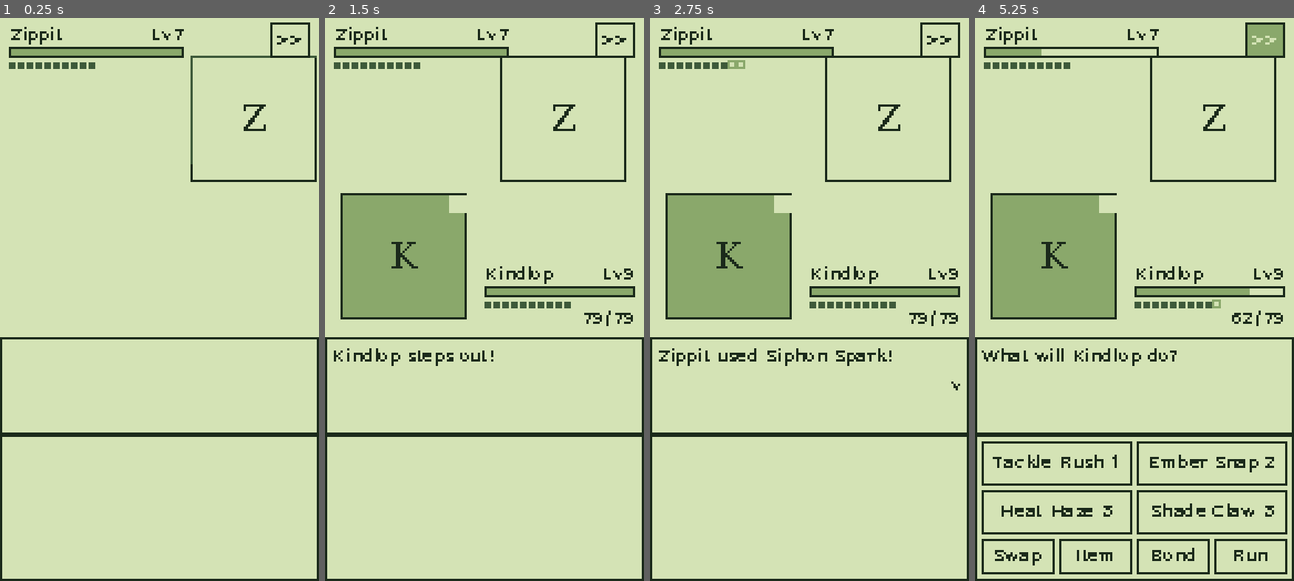
Above: before the commit, frames 1-4 (left to right).
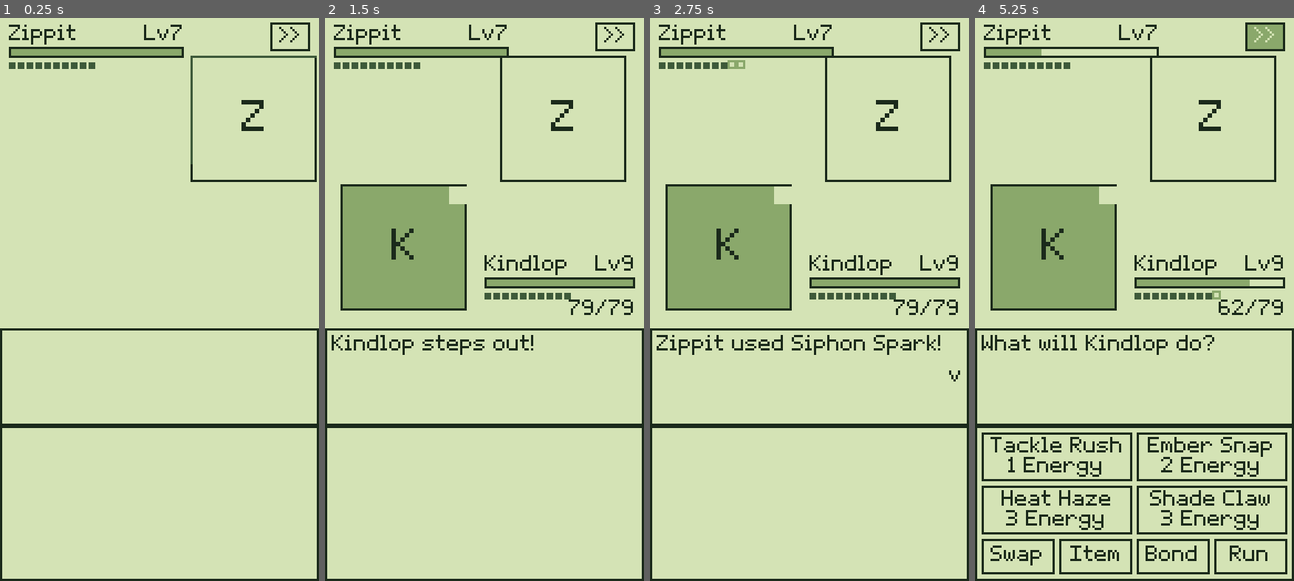
Above: after the commit, the same moments.

Repository: Erste-Hilfe-Hero/Remakeee
Game: Godot game, scene res://scenes/battle/Battle.tscn
Two runs of this game, one before a commit and one after it. Both use one fixed random seed, a clock stepped at 60 frames per second and the inputs below.
Inputs (mouse positions are in pixels of both pictures, inside the frame that each line leads up to):
- Up to frame 1 (0.25 s): no input
- Up to frame 2 (1.5 s): click ">>" at 0.5 s; click ">>" at 1.25 s
- Up to frame 3 (2.75 s): click (732, 462) at 2 s, where only the run before the commit has a clickable "Tackle Rush 1"
- Up to frame 4 (5.25 s): click ">>" at 2.75 s; tap Enter (ui_accept) at 3.5, 4.25, 5 s; drag from (1134, 383) to (1166, 170) at 3.52 s; drag from (1070, 327) to (1118, 412) at 4.27 s; move the mouse to (1166, 170) at 5.02 s; tap Ctrl at 5.1 s; click (1166, 170) at 5.17 s

The runs differ from the first frame. In frame 1, 3.1% of the frame differs, in the area x 0-100%, y 1-75%; in frame 2, 8.2%; in frame 3, 8.7%; in frame 4, 13%, in the area x 0-100%, y 1-98%.

Commit message:
ui: original pixel font instead of a system font
CI failed because the godot-ci container has no fontconfig, so SystemFont
printed an error at boot. System fonts would also differ per phone.
PixelFont builds Chimora's own proportional 5x9 bitmap font (ASCII plus
German umlauts and ß) into a FontFile at runtime. Move buttons now show
the Energy cost on a second line so long names are not clipped.

Co-Authored-By: Claude Opus 5.5 <noreply@anthropic.com>
Claude-Session: https://claude.ai/code/session_01QqDVFqFsfvPEUqNtrEHmvu

Diff:
--- a/scripts/battle/presenter/CommandMenu.gd
+++ b/scripts/battle/presenter/CommandMenu.gd
@@ -4,7 +4,7 @@
 
 signal chosen(kind: BattleAction.Kind, index: int)
 
-const MOVE_BUTTON_HEIGHT: int = 20
+const MOVE_BUTTON_HEIGHT: int = 22
 const SMALL_BUTTON_HEIGHT: int = 16
 ## Fixed height so the field above never jumps when the buttons hide.
 const PANEL_HEIGHT: int = 2 * MOVE_BUTTON_HEIGHT + SMALL_BUTTON_HEIGHT + 2 * 2 + 6
@@ -62,7 +62,7 @@
 		var b: Button = _move_buttons[i]
 		if i < me.moves.size():
 			var mv: MoveData = me.moves[i]
-			b.text = "%s %d" % [mv.move_name, mv.energy_cost]
+			b.text = "%s\n%d Energy" % [mv.move_name, mv.energy_cost]
 			b.tooltip_text = "%s %s, power %d" % [Elements.element_name(mv.element), MoveData.Kind.keys()[mv.kind].capitalize(), mv.power]
 			b.disabled = not me.can_afford(mv)
 		else:
--- /dev/null
+++ b/scripts/ui/PixelFont.gd
@@ -0,0 +1,169 @@
+class_name PixelFont
+extends RefCounted
+## Chimora's own proportional pixel font (original glyphs on a 5x9 grid, 7 px above the baseline, 2 below),
+## built into a bitmap FontFile at runtime. No system or third-party font is used, so text
+## looks the same on every device and in headless CI.
+
+const CELL_W: int = 5
+const CELL_H: int = 9
+const ASCENT: int = 7
+const DESCENT: int = 2
+## Gap after each glyph, and the width of a space.
+const GAP: int = 1
+const SPACE_ADVANCE: int = 3
+## The font renders 1:1 at this size; integer multiples scale cleanly.
+const BASE_SIZE: int = 8
+
+static var _font: FontFile
+
+static func get_font() -> FontFile:
+	if _font == null:
+		_font = _build()
+	return _font
+
+static func _build() -> FontFile:
+	var chars: Array = GLYPHS.keys()
+	var cols: int = 16
+	var rows: int = int(ceil(chars.size() / float(cols)))
+	var pad: int = 1
+	var img := Image.create(cols * (CELL_W + pad), rows * (CELL_H + pad), false, Image.FORMAT_LA8)
+	var f := FontFile.new()
+	f.fixed_size = BASE_SIZE
+	f.fixed_size_scale_mode = TextServer.FIXED_SIZE_SCALE_INTEGER_ONLY
+	f.antialiasing = TextServer.FONT_ANTIALIASING_NONE
+	f.subpixel_positioning = TextServer.SUBPIXEL_POSITIONING_DISABLED
+	f.font_name = "Chimora Pixel"
+	var size := Vector2i(BASE_SIZE, 0)
+	f.set_cache_ascent(0, BASE_SIZE, ASCENT)
+	f.set_cache_descent(0, BASE_SIZE, DESCENT)
+	for i: int in chars.size():
+		var ch: String = chars[i]
+		var gx: int = (i % cols) * (CELL_W + pad)
+		var gy: int = (i / cols) * (CELL_H + pad)
+		var bitmap: Array = GLYPHS[ch]
+		var min_x: int = CELL_W
+		var max_x: int = -1
+		for y: int in bitmap.size():
+			for x: int in CELL_W:
+				if str(bitmap[y])[x] == "#":
+					img.set_pixel(gx + x, gy + y, Color(1, 1, 1, 1))
+					min_x = mini(min_x, x)
+					max_x = maxi(max_x, x)
+		var code: int = ch.unicode_at(0)
+		if max_x < 0:
+			# Blank glyph (space).
+			min_x = 0
+			max_x = SPACE_ADVANCE - GAP - 1
+		var w: int = max_x - min_x + 1
+		f.set_glyph_advance(0, BASE_SIZE, code, Vector2(w + GAP, 0))
+		f.set_glyph_offset(0, size, code, Vector2(0, -ASCENT))
+		f.set_glyph_size(0, size, code, Vector2(w, CELL_H))
+		f.set_glyph_uv_rect(0, size, code, Rect2(gx + min_x, gy, w, CELL_H))
+		f.set_glyph_texture_idx(0, size, code, 0)
+	f.set_texture_image(0, size, 0, img)
+	return f
+
+const GLYPHS: Dictionary[String, Array] = {
+	" ": [".....", ".....", ".....", ".....", ".....", ".....", ".....", ".....", "....."],
+	"A": [".###.", "#...#", "#...#", "#####", "#...#", "#...#", "#...#", ".....", "....."],
+	"B": ["####.", "#...#", "#...#", "####.", "#...#", "#...#", "####.", ".....", "....."],
+	"C": [".####", "#....", "#....", "#....", "#....", "#....", ".####", ".....", "....."],
+	"D": ["####.", "#...#", "#...#", "#...#", "#...#", "#...#", "####.", ".....", "....."],
+	"E": ["#####", "#....", "#....", "####.", "#....", "#....", "#####", ".....", "....."],
+	"F": ["#####", "#....", "#....", "####.", "#....", "#....", "#....", ".....", "....."],
+	"G": [".####", "#....", "#....", "#.###", "#...#", "#...#", ".###.", ".....", "....."],
+	"H": ["#...#", "#...#", "#...#", "#####", "#...#", "#...#", "#...#", ".....", "....."],
+	"I": ["#####", "..#..", "..#..", "..#..", "..#..", "..#..", "#####", ".....", "....."],
+	"J": ["..###", "....#", "....#", "....#", "....#", "#...#", ".###.", ".....", "....."],
+	"K": ["#...#", "#..#.", "#.#..", "##...", "#.#..", "#..#.", "#...#", ".....", "....."],
+	"L": ["#....", "#....", "#....", "#....", "#....", "#....", "#####", ".....", "....."],
+	"M": ["#...#", "##.##", "#.#.#", "#.#.#", "#...#", "#...#", "#...#", ".....", "....."],
+	"N": ["#...#", "##..#", "#.#.#", "#..##", "#...#", "#...#", "#...#", ".....", "....."],
+	"O": [".###.", "#...#", "#...#", "#...#", "#...#", "#...#", ".###.", ".....", "....."],
+	"P": ["####.", "#...#", "#...#", "####.", "#....", "#....", "#....", ".....", "....."],
+	"Q": [".###.", "#...#", "#...#", "#...#", "#.#.#", "#..#.", ".##.#", ".....", "....."],
+	"R": ["####.", "#...#", "#...#", "####.", "#.#..", "#..#.", "#...#", ".....", "....."],
+	"S": [".####", "#....", "#....", ".###.", "....#", "....#", "####.", ".....", "....."],
+	"T": ["#####", "..#..", "..#..", "..#..", "..#..", "..#..", "..#..", ".....", "....."],
+	"U": ["#...#", "#...#", "#...#", "#...#", "#...#", "#...#", ".###.", ".....", "....."],
+	"V": ["#...#", "#...#", "#...#", "#...#", ".#.#.", ".#.#.", "..#..", ".....", "....."],
+	"W": ["#...#", "#...#", "#...#", "#.#.#", "#.#.#", "##.##", "#...#", ".....", "....."],
+	"X": ["#...#", ".#.#.", ".#.#.", "..#..", ".#.#.", ".#.#.", "#...#", ".....", "....."],
+	"Y": ["#...#", "#...#", ".#.#.", "..#..", "..#..", "..#..", "..#..", ".....", "....."],
+	"Z": ["#####", "....#", "...#.", "..#..", ".#...", "#....", "#####", ".....", "....."],
+	"a": [".....", ".....", ".###.", "....#", ".####", "#...#", ".####", ".....", "....."],
+	"b": ["#....", "#....", "####.", "#...#", "#...#", "#...#", "####.", ".....", "....."],
+	"c": [".....", ".....", ".####", "#....", "#....", "#....", ".####", ".....", "....."],
+	"d": ["....#", "....#", ".####", "#...#", "#...#", "#...#", ".####", ".....", "....."],
+	"e": [".....", ".....", ".###.", "#...#", "#####", "#....", ".####", ".....", "....."],
+	"f": ["..##.", ".#...", "####.", ".#...", ".#...", ".#...", ".#...", ".....", "....."],
+	"g": [".....", ".....", ".####", "#...#", "#...#", ".####", "....#", "#...#", ".###."],
+	"h": ["#....", "#....", "####.", "#...#", "#...#", "#...#", "#...#", ".....", "....."],
+	"i": ["..#..", ".....", ".##..", "..#..", "..#..", "..#..", ".###.", ".....", "....."],
+	"j": ["...#.", ".....", "..##.", "...#.", "...#.", "...#.", "...#.", "#..#.", ".##.."],
+	"k": ["#....", "#....", "#..#.", "#.#..", "##...", "#.#..", "#..#.", ".....", "....."],
+	"l": [".##..", "..#..", "..#..", "..#..", "..#..", "..#..", ".###.", ".....", "....."],
+	"m": [".....", ".....", "##.#.", "#.#.#", "#.#.#", "#.#.#", "#...#", ".....", "....."],
+	"n": [".....", ".....", "####.", "#...#", "#...#", "#...#", "#...#", ".....", "....."],
+	"o": [".....", ".....", ".###.", "#...#", "#...#", "#...#", ".###.", ".....", "....."],
+	"p": [".....", ".....", "####.", "#...#", "#...#", "####.", "#....", "#....", "#...."],
+	"q": [".....", ".....", ".####", "#...#", "#...#", ".####", "....#", "....#", "....#"],
+	"r": [".....", ".....", "#.##.", "##..#", "#....", "#....", "#....", ".....", "....."],
+	"s": [".....", ".....", ".####", "#....", ".###.", "....#", "####.", ".....", "....."],
+	"t": [".#...", ".#...", "####.", ".#...", ".#...", ".#...", "..##.", ".....", "....."],
+	"u": [".....", ".....", "#...#", "#...#", "#...#", "#...#", ".####", ".....", "....."],
+	"v": [".....", ".....", "#...#", "#...#", ".#.#.", ".#.#.", "..#..", ".....", "....."],
+	"w": [".....", ".....", "#...#", "#.#.#", "#.#.#", "#.#.#", ".#.#.", ".....", "....."],
+	"x": [".....", ".....", "#...#", ".#.#.", "..#..", ".#.#.", "#...#", ".....", "....."],
+	"y": [".....", ".....", "#...#", "#...#", "#...#", ".####", "....#", "#...#", ".###."],
+	"z": [".....", ".....", "#####", "...#.", "..#..", ".#...", "#####", ".....", "....."],
+	"0": [".###.", "#...#", "#..##", "#.#.#", "##..#", "#...#", ".###.", ".....", "....."],
+	"1": ["..#..", ".##..", "..#..", "..#..", "..#..", "..#..", ".###.", ".....", "....."],
+	"2": [".###.", "#...#", "....#", "...#.", "..#..", ".#...", "#####", ".....", "....."],
+	"3": ["####.", "....#", "....#", ".###.", "....#", "....#", "####.", ".....", "....."],
+	"4": ["...#.", "..##.", ".#.#.", "#..#.", "#####", "...#.", "...#.", ".....", "....."],
+	"5": ["#####", "#....", "####.", "....#", "....#", "#...#", ".###.", ".....", "....."],
+	"6": [".###.", "#....", "#....", "####.", "#...#", "#...#", ".###.", ".....", "....."],
+	"7": ["#####", "....#", "...#.", "..#..", ".#...", ".#...", ".#...", ".....", "....."],
+	"8": [".###.", "#...#", "#...#", ".###.", "#...#", "#...#", ".###.", ".....", "....."],
+	"9": [".###.", "#...#", "#...#", ".####", "....#", "....#", ".###.", ".....", "....."],
+	".": [".....", ".....", ".....", ".....", ".....", ".##..", ".##..", ".....", "....."],
+	",": [".....", ".....", ".....", ".....", ".....", ".##..", ".##..", "..#..", ".#..."],
+	"!": ["..#..", "..#..", "..#..", "..#..", "..#..", ".....", "..#..", ".....", "....."],
+	"?": [".###.", "#...#", "....#", "...#.", "..#..", ".....", "..#..", ".....", "....."],
+	":": [".....", ".##..", ".##..", ".....", ".##..", ".##..", ".....", ".....", "....."],
+	";": [".....", ".##..", ".##..", ".....", ".##..", ".##..", "..#..", ".#...", "....."],
+	"'": ["..#..", "..#..", ".#...", ".....", ".....", ".....", ".....", ".....", "....."],
+	"\"": [".#.#.", ".#.#.", ".....", ".....", ".....", ".....", ".....", ".....", "....."],
+	"-": [".....", ".....", ".....", ".###.", ".....", ".....", ".....", ".....", "....."],
+	"+": [".....", "..#..", "..#..", "#####", "..#..", "..#..", ".....", ".....", "....."],
+	"=": [".....", ".....", "#####", ".....", "#####", ".....", ".....", ".....", "....."],
+	"/": ["....#", "...#.", "...#.", "..#..", ".#...", ".#...", "#....", ".....", "....."],
+	"\\": ["#....", ".#...", ".#...", "..#..", "...#.", "...#.", "....#", ".....", "....."],
+	"(": ["...#.", "..#..", ".#...", ".#...", ".#...", "..#..", "...#.", ".....", "....."],
+	")": [".#...", "..#..", "...#.", "...#.", "...#.", "..#..", ".#...", ".....", "....."],
+	"[": [".###.", ".#...", ".#...", ".#...", ".#...", ".#...", ".###.", ".....", "....."],
+	"]": [".###.", "...#.", "...#.", "...#.", "...#.", "...#.", ".###.", ".....", "....."],
+	"<": ["...#.", "..#..", ".#...", "#....", ".#...", "..#..", "...#.", ".....", "....."],
+	">": [".#...", "..#..", "...#.", "....#", "...#.", "..#..", ".#...", ".....", "....."],
+	"%": ["##..#", "##.#.", "...#.", "..#..", ".#...", ".#.##", "#..##", ".....", "....."],
+	"&": [".##..", "#..#.", "#.#..", ".#...", "#.#.#", "#..#.", ".##.#", ".....", "....."],
+	"#": [".#.#.", ".#.#.", "#####", ".#.#.", "#####", ".#.#.", ".#.#.", ".....", "....."],
+	"*": [".....", "#.#.#", ".###.", "#####", ".###.", "#.#.#", ".....", ".....", "....."],
+	"_": [".....", ".....", ".....", ".....", ".....", ".....", ".....", "#####", "....."],
+	"^": ["..#..", ".#.#.", "#...#", ".....", ".....", ".....", ".....", ".....", "....."],
+	"~": [".....", ".....", ".#...", "#.#.#", "...#.", ".....", ".....", ".....", "....."],
+	"@": [".###.", "#...#", "#.###", "#.#.#", "#.###", "#....", ".####", ".....", "....."],
+	"$": ["..#..", ".####", "#.#..", ".###.", "..#.#", "####.", "..#..", ".....", "....."],
+	"|": ["..#..", "..#..", "..#..", "..#..", "..#..", "..#..", "..#..", "..#..", "....."],
+	"`": [".#...", "..#..", ".....", ".....", ".....", ".....", ".....", ".....", "....."],
+	"{": ["...#.", "..#..", "..#..", ".#...", "..#..", "..#..", "...#.", ".....", "....."],
+	"}": [".#...", "..#..", "..#..", "...#.", "..#..", "..#..", ".#...", ".....", "....."],
+	"Ä": ["#...#", ".###.", "#...#", "#####", "#...#", "#...#", "#...#", ".....", "....."],
+	"Ö": ["#...#", ".###.", "#...#", "#...#", "#...#", "#...#", ".###.", ".....", "....."],
+	"Ü": ["#...#", ".....", "#...#", "#...#", "#...#", "#...#", ".###.", ".....", "....."],
+	"ä": [".#.#.", ".....", ".###.", "....#", ".####", "#...#", ".####", ".....", "....."],
+	"ö": [".#.#.", ".....", ".###.", "#...#", "#...#", "#...#", ".###.", ".....", "....."],
+	"ü": [".#.#.", ".....", "#...#", "#...#", "#...#", "#...#", ".####", ".....", "....."],
+	"ß": [".##..", "#..#.", "#..#.", "#.#..", "#..#.", "#...#", "#.##.", ".....", "....."],
+}
--- a/scripts/ui/UITheme.gd
+++ b/scripts/ui/UITheme.gd
@@ -29,14 +29,7 @@
 static func _build() -> Theme:
 	var t := Theme.new()
 	t.default_font_size = FONT_SIZE
-	var font := SystemFont.new()
-	font.antialiasing = TextServer.FONT_ANTIALIASING_NONE
-	font.hinting = TextServer.HINTING_NORMAL
-	font.subpixel_positioning = TextServer.SUBPIXEL_POSITIONING_DISABLED
-	font.font_names = PackedStringArray(["monospace"])
-	var fallback: Font = ThemeDB.fallback_font
-	font.fallbacks = [fallback]
-	t.default_font = font
+	t.default_font = PixelFont.get_font()
 	t.set_color("font_color", "Label", INK)
 	for state: String in ["normal", "hover", "pressed", "focus", "disabled"]:
 		var bg: Color = BG
Not shown, added: scripts/ui/PixelFont.gd.uid
